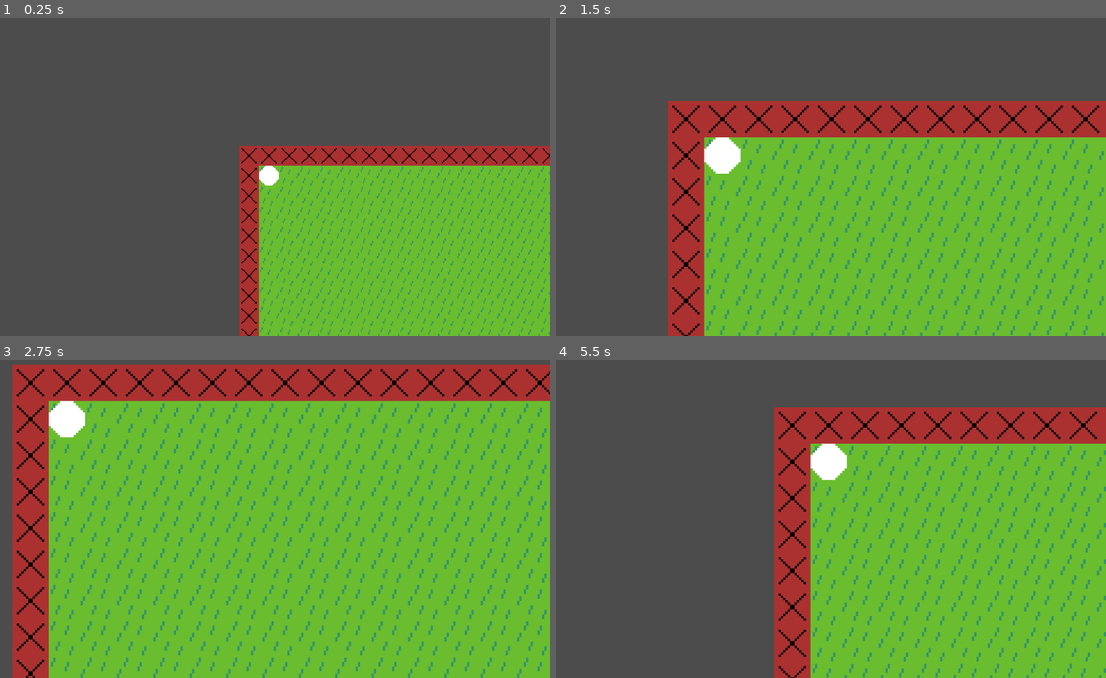
Above: before the commit, frames 1-4 (two rows, left to right).
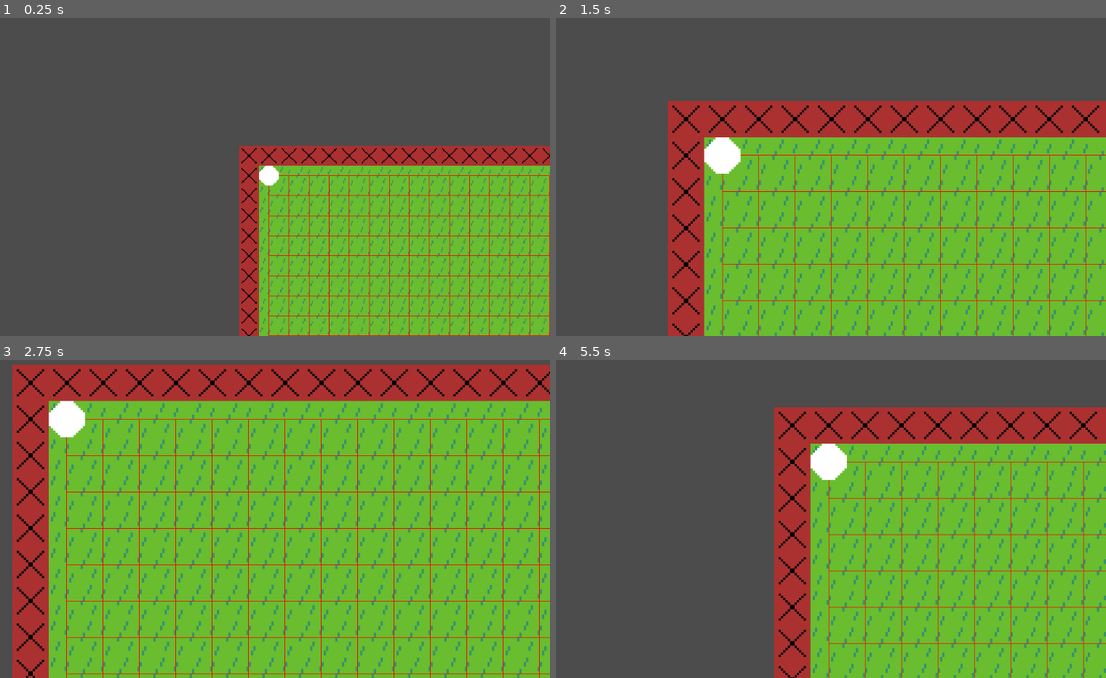
Above: after the commit, the same moments.

Repository: mslinklater/robozos
Game: Godot game, scene res://game.tscn
Same seed, same stepped clock (60 frames per second), same inputs: the game is played once before the commit and once after it.
Inputs:
- Up to frame 1 (0.25 s): no input
- Up to frame 2 (1.5 s): hold Right (ui_right) 0.53-1.28 s; hold Down (ui_down) from 1.28 s (still down)
- Up to frame 3 (2.75 s): release Down (ui_down) at 2.03 s; hold Right (ui_right) from 2.03 s (still down)
- Up to frame 4 (5.5 s): release Right (ui_right) at 2.78 s; hold Up (ui_up) 2.78-3.53 s; hold Left (ui_left) 3.53-5.03 s; hold Down (ui_down) from 5.03 s (still down)

The runs differ from the first frame. In frame 1, 2.8% of the frame differs, in the area x 48-100%, y 49-100%; in frame 2, 1.7%; in frame 3, 3.3%, in the area x 12-100%, y 18-100%; in frame 4, 2.5%.

Commit message:
Started navigation tests and debug

Diff:
--- a/Actors/Robot.gd
+++ b/Actors/Robot.gd
@@ -1,11 +1,28 @@
 extends Node2D
 
 var nav = null
+var game = null
 
 func _ready():
 	nav = load("res://Systems/MyAStar.gd").new()
-	position = Vector2(Graphics.kTileSize/2, Graphics.kTileSize/2)
+	position = Vector2(Graphics.kTileSize / 2.0, Graphics.kTileSize / 2.0)
+#	initialise_nav()
 	print("Robot is set up")
 
 func _draw():
-	nav.debug_draw()
+	nav.debug_draw(self)
+
+func set_game_node(gameNode):
+	game = gameNode
+
+func initialise_nav():
+	for x in range(0,game.mapWidth):
+		for y in range(0,game.mapHeight):
+			var pointId = y * game.mapWidth + x
+			nav.add_point(pointId, Vector3(8 + 16 * x, 8 + 16 * y, 0))
+
+	for x in range(0, game.mapWidth - 1):
+		for y in range(0, game.mapHeight - 1):
+			var pointId = y * game.mapWidth + x
+			nav.connect_points(pointId, pointId + 1)
+			nav.connect_points(pointId, pointId + game.mapWidth)
--- a/Game.gd
+++ b/Game.gd
@@ -4,6 +4,7 @@
 export(int) var mapHeight = 64
 
 onready var lowTileMap = $LowTileMap
+onready var robot = $Robot
 
 func _init():
 	print("game._init()")
@@ -26,6 +27,9 @@
 		lowTileMap.set_cell(x, -1, Graphics.BGTiles.Warning)
 		lowTileMap.set_cell(x, mapHeight, Graphics.BGTiles.Warning)
 
+	robot.set_game_node(self)
+	robot.initialise_nav()
+
 func _process(_delta):
 	if Input.is_action_just_pressed("quit_game"):
 		get_tree().quit(0)
--- a/Systems/MyAStar.gd
+++ b/Systems/MyAStar.gd
@@ -15,9 +15,20 @@
 #func _process(delta):
 #	pass
 
-func debug_draw():
+func debug_draw(node2d):
 	var pointArray = get_points()
+
+	var x = node2d.position.x
+	var y = node2d.position.y
 
 	#draw Points
 	for i in range(0, pointArray.size()):
-		pass
+		var pointId = pointArray[i]
+		var pointPos = get_point_position(pointId)
+#		node2d.draw_rect(Rect2(Vector2(pointPos.x - 1 - x, pointPos.y - 1 - y),Vector2(2,2)), Color(1,1,1))
+
+		var array = get_point_connections(pointId)
+		for j in range(0, array.size()):
+			var secondPointId = array[j]
+			var secondPointPos = get_point_position(secondPointId)
+			node2d.draw_line(Vector2(pointPos.x - x, pointPos.y - y), Vector2(secondPointPos.x - x, secondPointPos.y - y), Color(1,0,0))
